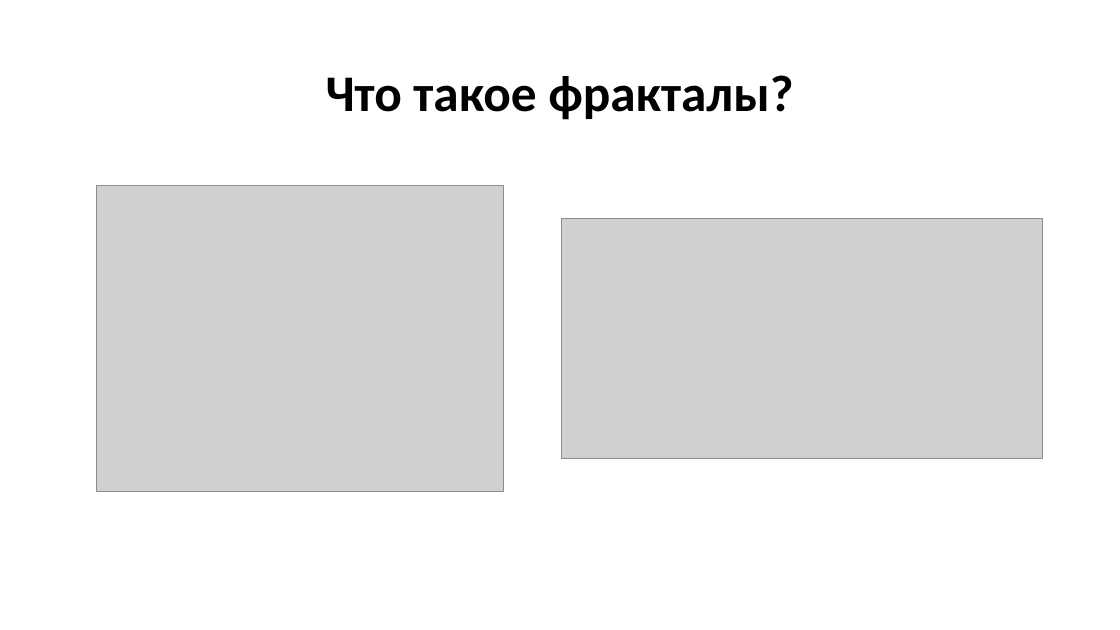
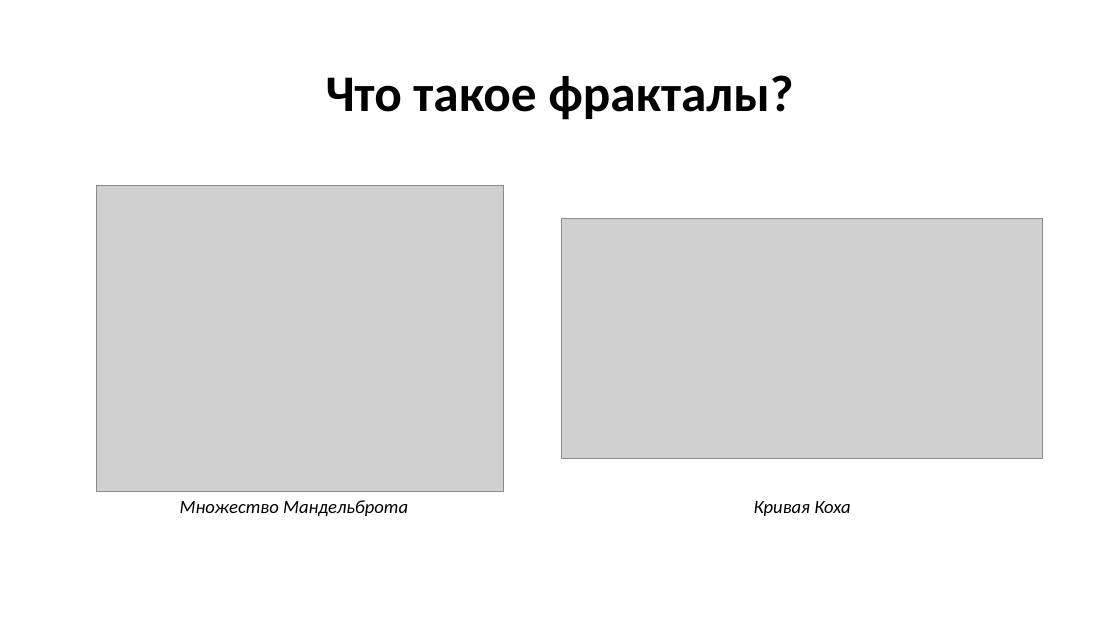
Before and after one commit to Qarkarich/fractal_sort, a slide deck: slide 8 of Презентация_Блинов.pptx. Drawn at 1120x630 pixels with LibreOffice and Linux fonts; fonts in the diff are those of the drawing; grey boxes stand for pictures. Boxes give left, top, right and bottom in pixels: in the first picture for what was removed or moved away, otherwise in the second. Text is boxed around its words. In the diff, an @@ line names an element or a change of style, - is before the commit and + after.

```diff
--- a/Презентация_Блинов.pptx
+++ b/Презентация_Блинов.pptx
@@ text added at bbox=[180, 500, 408, 516], 16 pt, text #000000, italic @@
+Множество Мандельброта
@@ text added at bbox=[754, 501, 850, 516], 16 pt, text #000000, italic @@
+Кривая Коха
```
Also in this commit, not shown: 3 other slides changed, 1 slide removed.
